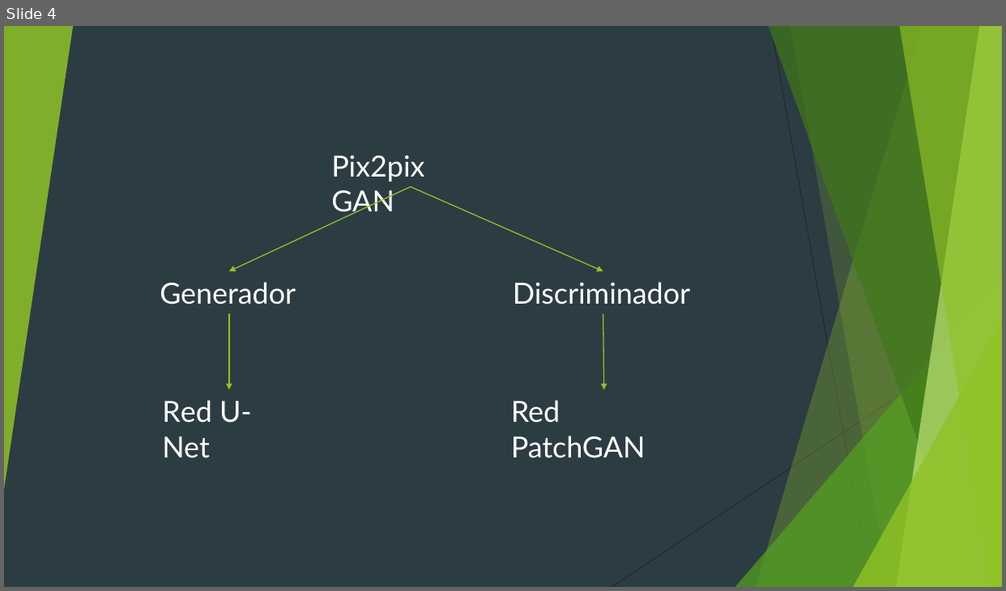
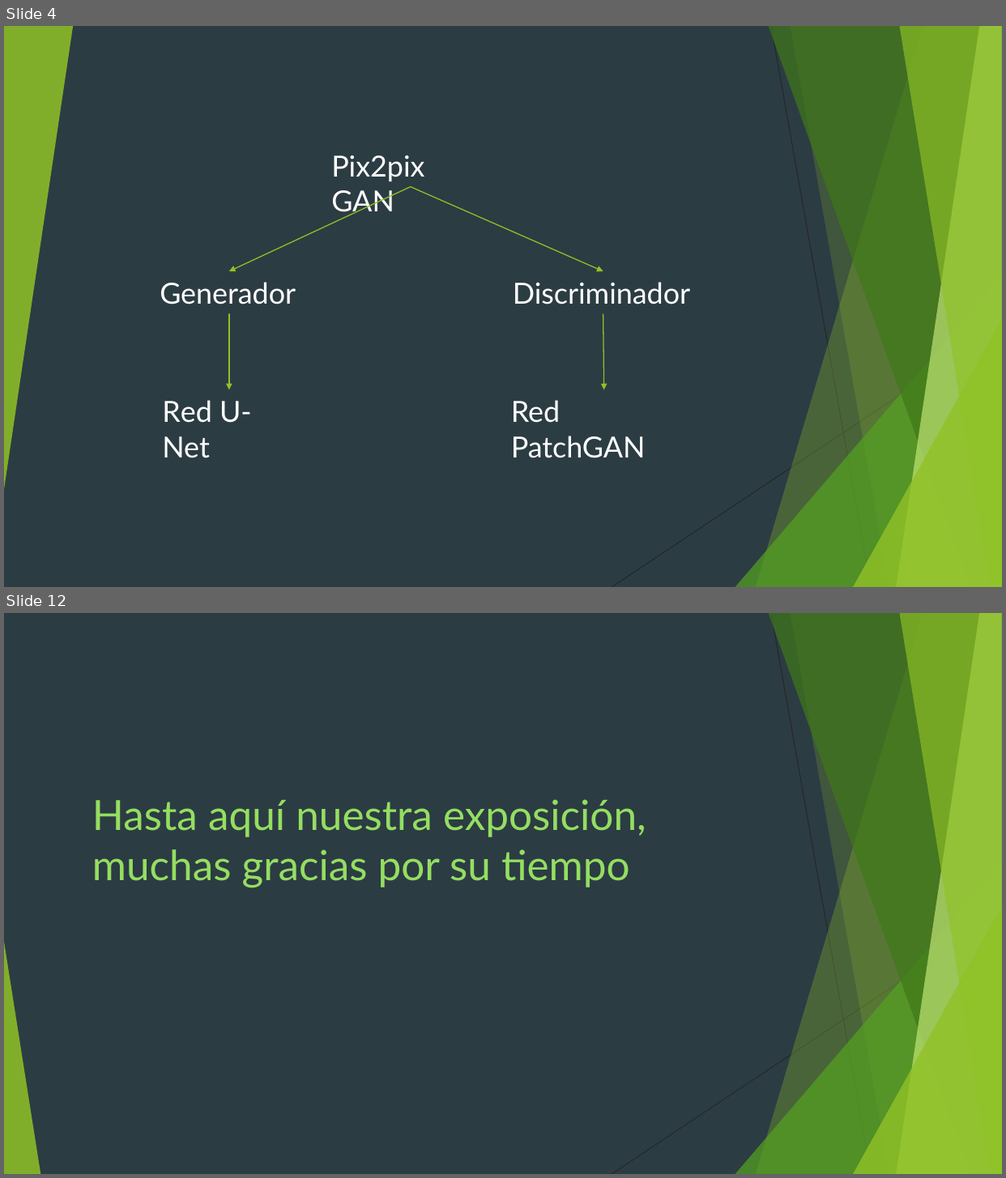
Before and after one commit to pixeldashgames/GANdela, a slide deck: GANdela.pptm. Shown one above the other, each under a label of ours: slide 4 before the commit, slides 4 and 12 after it; the slides between them are not shown. The pictures are 1006x591 and 1006x1178 pixels, drawn with LibreOffice and Linux fonts; fonts in the diff are those of the drawing. Boxes give left, top, right and bottom in pixels: in the first picture for what was removed or moved away, otherwise in the second. Text is boxed around its words. In the diff, an @@ line names an element or a change of style, - is before the commit and + after.

```diff
--- a/GANdela.pptm
+++ b/GANdela.pptm
@@ slide 12 added at bbox=[4, 613, 1002, 1174], background #2C3C43; not listed: 9 template elements that a slide beside it also shows @@
@@ text added at bbox=[92, 799, 646, 888], 40 pt, text #94DE61 @@
+Hasta aquí nuestra exposición, muchas gracias por su tiempo
@@ triangle added at bbox=[4, 942, 40, 1174], fill #90C226 at 85% opacity @@
```
Also in this commit, not shown: 2 slides changed, 7 other slides added, 2 slides removed, 11 other files.
